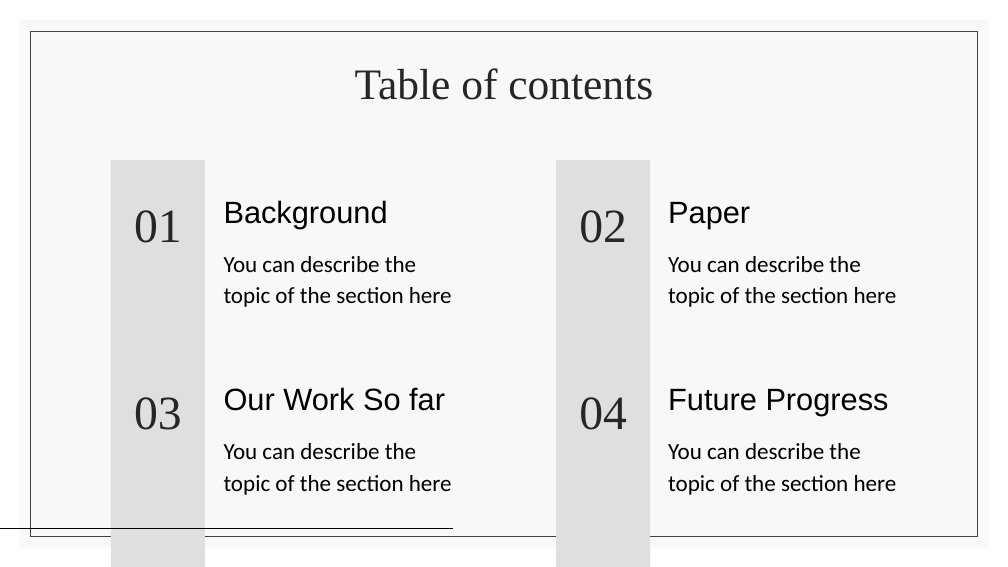
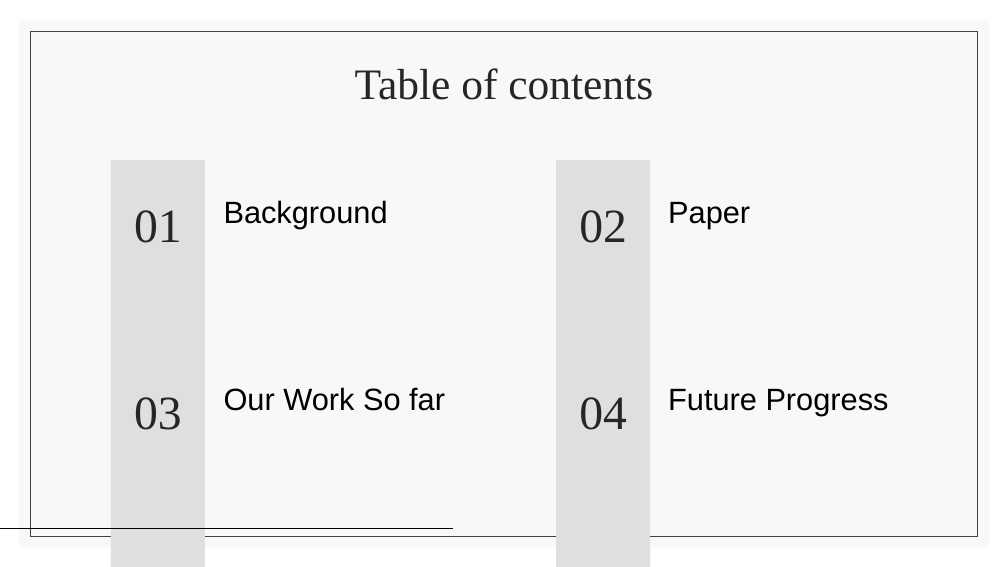
Before and after one commit to liordvir/AOTV, a slide deck: slide 2 of updated_presentation.pptx. Drawn at 1008x567 pixels with LibreOffice and Linux fonts; fonts in the diff are those of the drawing. Boxes give left, top, right and bottom in pixels: in the first picture for what was removed or moved away, otherwise in the second. Text is boxed around its words. In the diff, an @@ line names an element or a change of style, - is before the commit and + after.

```diff
--- a/updated_presentation.pptx
+++ b/updated_presentation.pptx
@@ subtitle removed at bbox=[224, 256, 452, 307] @@
-You can describe the topic of the section here
@@ subtitle removed at bbox=[668, 256, 897, 307] @@
-You can describe the topic of the section here
@@ subtitle removed at bbox=[224, 443, 452, 495] @@
-You can describe the topic of the section here
@@ subtitle removed at bbox=[668, 443, 897, 495] @@
-You can describe the topic of the section here
```
Also in this commit, not shown: 3 other slides changed, 1 other file.
